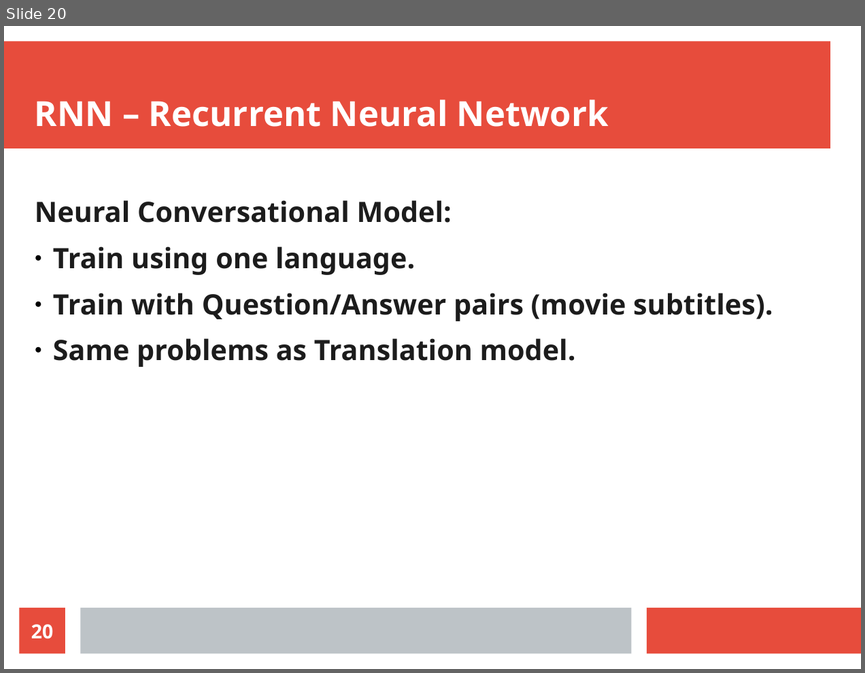
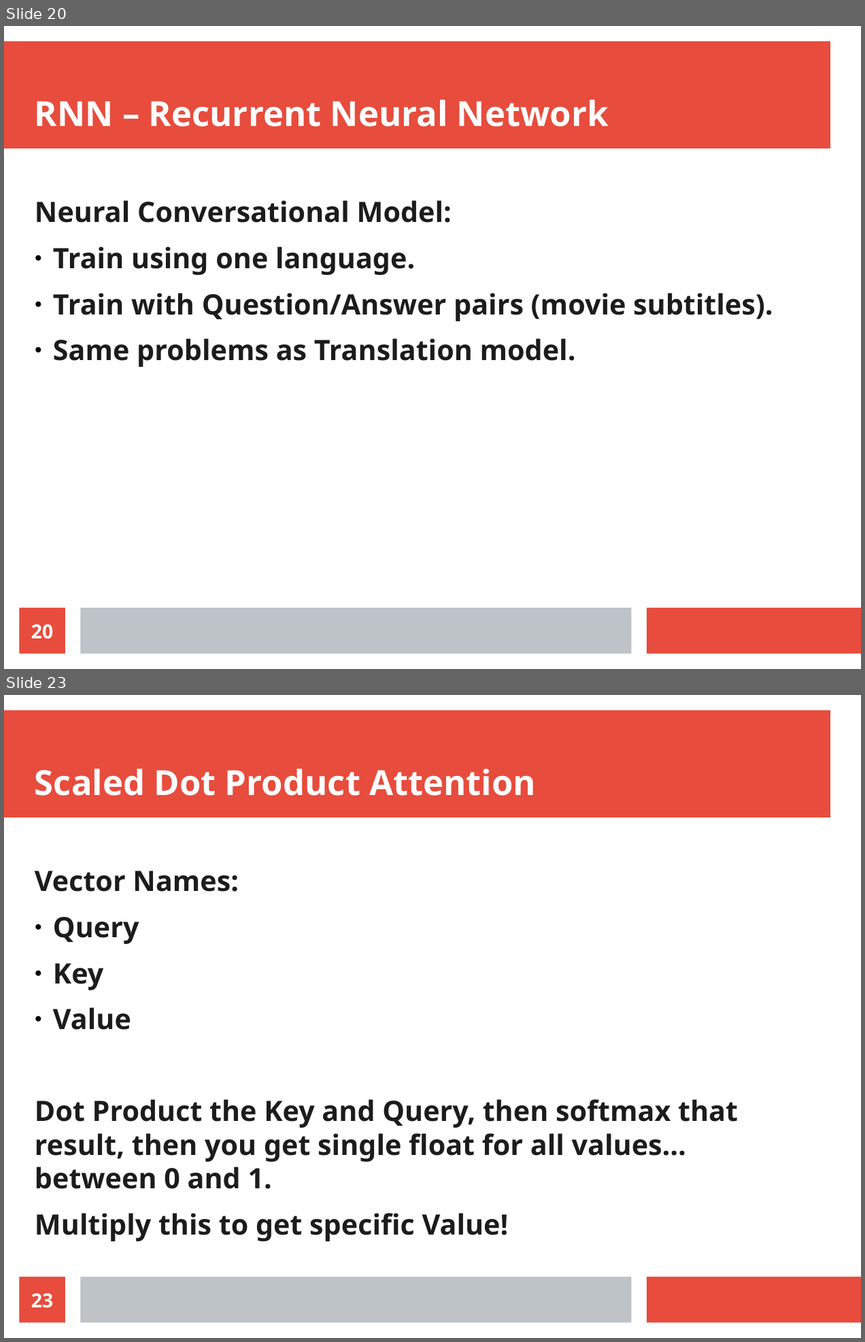
Before and after one commit to radiodee1/liebman_spring20, a slide deck: pdf/thesis_presentation.odp. Shown one above the other, each under a label of ours: slide 20 before the commit, slides 20 and 23 after it; the slides between them are not shown. The pictures are 865x673 and 865x1342 pixels, drawn with LibreOffice and Linux fonts; fonts in the diff are those of the drawing. Boxes give left, top, right and bottom in pixels: in the first picture for what was removed or moved away, otherwise in the second. Text is boxed around its words. In the diff, an @@ line names an element or a change of style, - is before the commit and + after.

```diff
--- a/pdf/thesis_presentation.odp
+++ b/pdf/thesis_presentation.odp
@@ slide 23 added at [4,695,861,1338], background #FFFFFF; not listed: 3 template elements that a slide beside it also shows @@
@@ title added at [35,768,536,796], 32 pt, text #FFFFFF, bold @@
+Scaled Dot Product Attention
@@ text added at [35,870,738,1241], 26 pt, text #1C1C1C, bold @@
+Vector Names:
+● Query
+● Key
+● Value
+Dot Product the Key and Query, then softmax that result, then you get single float for all values… between 0 and 1.
+Multiply this to get specific Value!
@@ page number added at [20,1276,65,1323], fill #E74C3C, 18 pt, text #FFFFFF, bold @@
+23
```
Also in this commit, not shown: 7 other slides added, 1 other file.
